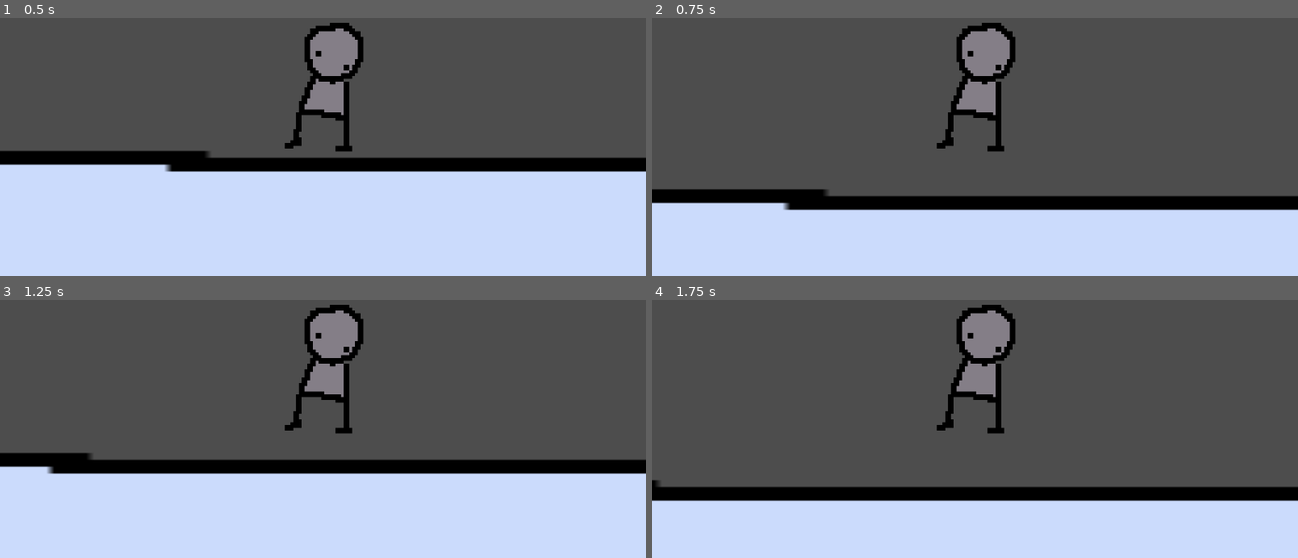
Above: before the commit, frames 1-4 (two rows, left to right).
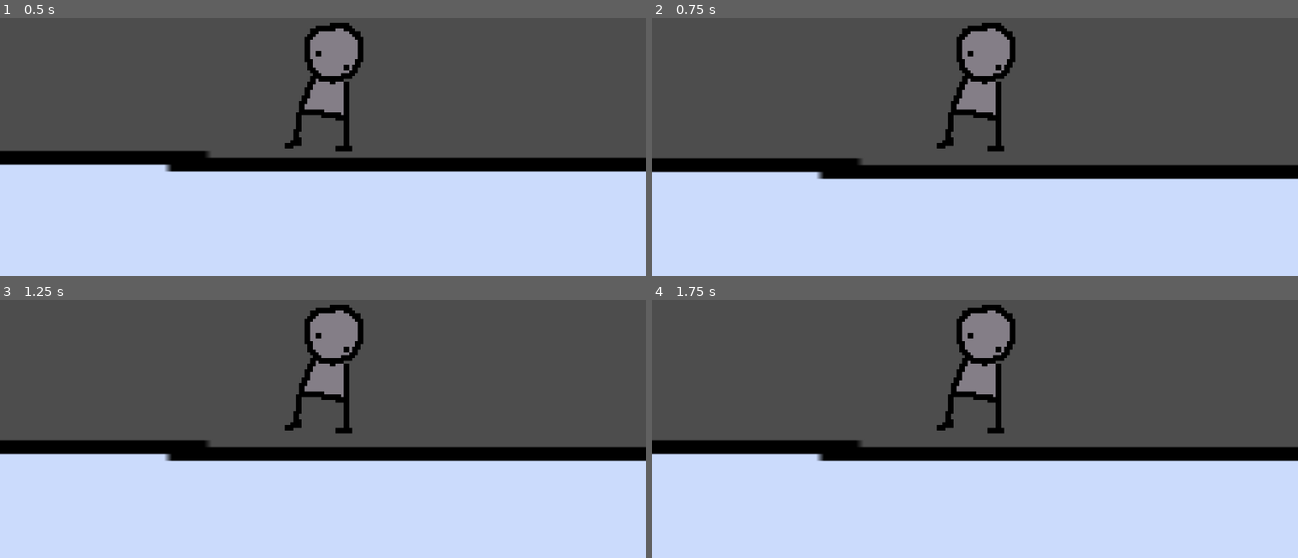
Above: after the commit, the same moments.

Repository: Helia8/platform
Game: Godot game, scene res://scenes/Level/Level1.tscn
Two runs of this game, one before a commit and one after it. Both use one fixed random seed, a clock stepped at 60 frames per second and the inputs below.
Inputs:
- Up to frame 1 (0.5 s): no input
- Up to frame 2 (0.75 s): tap Enter (ui_accept) at 0.5, 0.6 s; hold Right (ui_right) from 0.53 s (still down)
- Up to frame 3 (1.25 s): keep holding Right (ui_right); tap Enter (ui_accept) at 0.77, 1.07 s
- Up to frame 4 (1.75 s): keep holding Right (ui_right); tap Enter (ui_accept) at 1.35, 1.52 s

Frame 1 is identical in both runs. In frame 2, 18% of the frame differs, in the area x 0-100%, y 54-75%; in frame 3, 11%; in frame 4, 22%, in the area x 0-100%, y 54-79%.
Error after the commit: Invalid operands 'Nil' and 'int' in operator '<='. (res://src/player.gd:38)

Commit message:
feat: anim switcher

Diff:
--- a/scenes/Level/Level1.tscn
+++ b/scenes/Level/Level1.tscn
@@ -25,6 +25,7 @@
 
 [node name="Player" parent="." unique_id=780849214 instance=ExtResource("2_h32uy")]
 position = Vector2(581, 344)
+hp = null
 
 [node name="Camera2D" type="Camera2D" parent="Player" unique_id=578441604]
 
--- a/src/player.gd
+++ b/src/player.gd
@@ -1,33 +1,43 @@
 extends CharacterBody2D
-
 
 const SPEED = 300.0
 const JUMP_VELOCITY = -400.0
 @export var hp = 1
 
+@onready var anim: AnimatedSprite2D = $AnimatedSprite2D
+
+func _physics_process(delta: float) -> void:
+	if not is_on_floor():
+		velocity += get_gravity() * delta
+
+	if Input.is_action_just_pressed("ui_accept") and is_on_floor():
+		velocity.y = JUMP_VELOCITY
+
+	var direction := Input.get_axis("ui_left", "ui_right")
+	if direction:
+		velocity.x = direction * SPEED
+		anim.flip_h = direction < 0
+	else:
+		velocity.x = move_toward(velocity.x, 0, SPEED)
+
+	move_and_slide()
+	_update_animation()
+
+func _update_animation() -> void:
+	if velocity.x != 0:
+		anim.play("walk")
+	return;
+	if not is_on_floor():
+		anim.play("jump")
+	elif velocity.x != 0:
+		anim.play("walk")
+	else:
+		anim.play("idle")
+
 func _process(delta: float) -> void:
 	if hp <= 0:
 		queue_free()
 
-func _physics_process(delta: float) -> void:
-	# Add the gravity.
-	if not is_on_floor():
-		velocity += get_gravity() * delta
-
-	# Handle jump.
-	if Input.is_action_just_pressed("ui_accept") and is_on_floor():
-		velocity.y = JUMP_VELOCITY
-
-	# Get the input direction and handle the movement/deceleration.
-	# As good practice, you should replace UI actions with custom gameplay actions.
-	var direction := Input.get_axis("ui_left", "ui_right")
-	if direction:
-		velocity.x = direction * SPEED
-	else:
-		velocity.x = move_toward(velocity.x, 0, SPEED)
-
-	move_and_slide()
-
 func hit() -> void:
 	hp -= 1
 	print("Player hit!")
